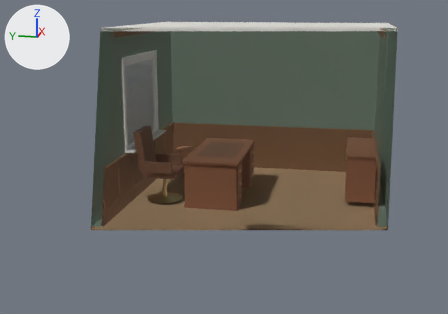
What one commit did to the glTF model public/models/room.glb.
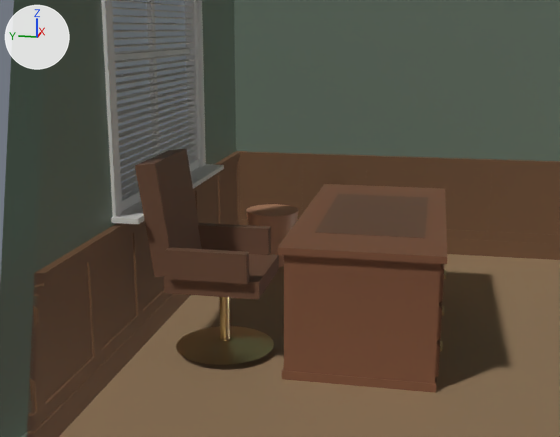
Each version appears first whole from a 50 mm lens placed at (-9.54, -1.48, 3.19), pointed at (-0.21, 0.39, 0.86), and next in a close-up from a 50 mm lens placed at (-4.27, 0.24, 1.93), pointed at (0.18, 1.13, 0.82). Arrows for +X, +Y and +Z are at upper left; the lights stay in place. The last two pictures show the newer version. Everything nearer to the camera than a plane just in front of the edit is cut away.

The older version as bpy lines, for what is in view:
```python
me_chair = bpy.data.meshes.new('chair')
me_chair.from_pydata(...)  # 160 vertices, 296 faces; spans x -0.27..0.37, y 1.15..1.875, z 0.04..1.205
# faces by material slot: [48, 248]
me_chair.materials.append(mat_leather)  # brown #7c5945
me_chair.materials.append(mat_brass)  # beige #dac495
me_plant_pot = bpy.data.meshes.new('plant_pot')
me_plant_pot.from_pydata(...)  # a 32-sided cut cone along z (radius 0.17 at the low end, 0.22 at the high end) spanning x 1.73..2.17, y 1.33..1.77, z 0.0..0.45
me_plant_pot.materials.append(mat_terracotta)  # brown #cb9576
me_room = bpy.data.meshes.new('room')
me_room.from_pydata(...)  # 470 vertices, 876 faces; spans x -2.65..2.65, y -2.15..2.15, z -0.05..2.85
# faces by material slot: [12, 12, 108, 744]
me_room.materials.append(mat_floor_parquet)  # beige #b39573
me_room.materials.append(mat_ceiling)  # white #edebe5
me_room.materials.append(mat_wall_paint)  # grey #7c8e7e
me_room.materials.append(mat_wood_panel)  # brown #846145
ob_chair = bpy.data.objects.new('chair', me_chair)
ob_chair.location = (0.0, 0.0, 0.0)
ob_plant_pot = bpy.data.objects.new('plant_pot', me_plant_pot)
ob_plant_pot.location = (0.0, 0.0, 0.0)
ob_room = bpy.data.objects.new('room', me_room)
ob_room.location = (0.0, 0.0, 0.0)
# also in view: 'desk' at (0.6, 0.6, 0.39); 'blinds' at (0.6, 2.03, 1.6); 'window' at (0.6, 2.0, 1.62); 'glass' at (0.6, 2.07, 1.6)
```
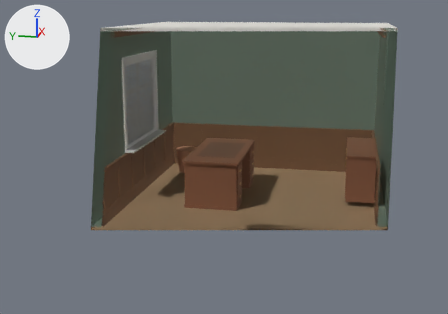
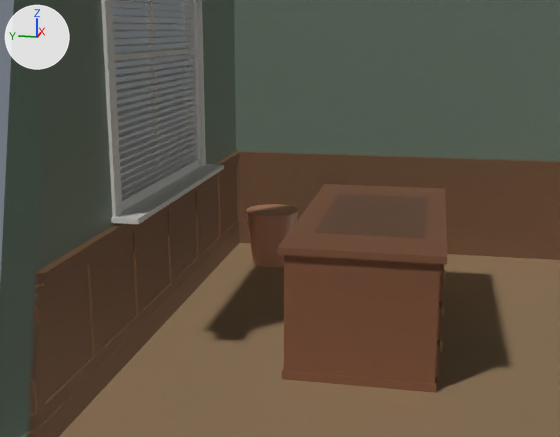
The change, as a list of edits to the scene's bpy script:
```text
Remove ob_chair:
    ob_chair = bpy.data.objects.new('chair', me_chair)
    ob_chair.location = (0.0, 0.0, 0.0)
```

Location of each change, [x1, y1, x2, y2] in pixels of the close-ups (560 x 437 px):
'chair', deleted: before [135, 149, 279, 365]
    faces in mat_leather (brown #7c5945): [135, 149, 279, 299]
    faces in mat_brass (beige #dac495): [176, 297, 274, 365]
